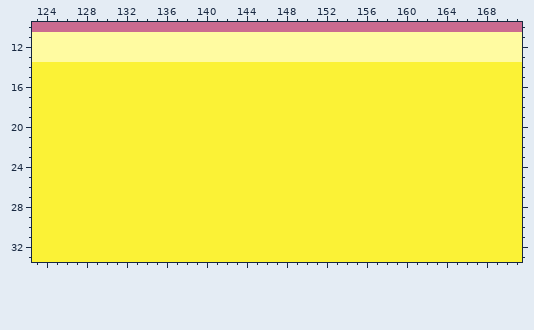
Two states of a pixel-art file, Sprites/Backgrounds/inventory_background.aseprite. Above: the version before the commit.
192x192 pixels, 1 frame. Colours within 5 levels of each other are drawn and written as one. Shown: x 123..171, y 10..33.
Now the later version:
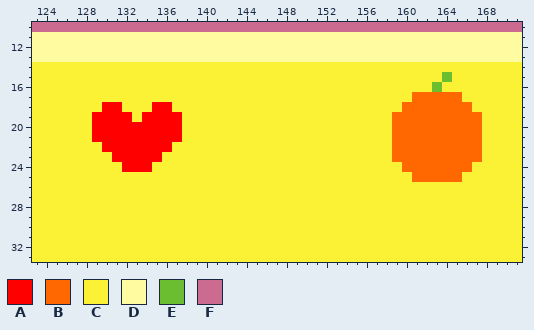
Palette (. is transparent): A #ff0000  B #ff6700  C #fbf236  D #fffba1  E #6abe30  F #cb6b90
Diff:
layer "Layer 4" added
Layer "Layer 4":
y 15: x 164 C -> E
y 16: x 163 C -> E
y 17: x 161..165 CCCCC -> BBBBB
y 18: x 130..131 CC -> AA; x 135..136 CC -> AA; x 160..166 CCCCCCC -> BBBBBBB
y 19: x 129..132 CCCC -> AAAA; x 134..137 CCCC -> AAAA; x 159..167 CCCCCCCCC -> BBBBBBBBB
y 20..21: x 129..137 CCCCCCCCC -> AAAAAAAAA; x 159..167 CCCCCCCCC -> BBBBBBBBB
y 22: x 130..136 CCCCCCC -> AAAAAAA; x 159..167 CCCCCCCCC -> BBBBBBBBB
y 23: x 131..135 CCCCC -> AAAAA; x 159..167 CCCCCCCCC -> BBBBBBBBB
y 24: x 132..134 CCC -> AAA; x 160..166 CCCCCCC -> BBBBBBB
y 25: x 161..165 CCCCC -> BBBBB
Boxes around the changes in both pictures, in picture pixels (x1, y1, x2, y2):
changed: (392, 72, 482, 182)
changed: (92, 102, 182, 172)
